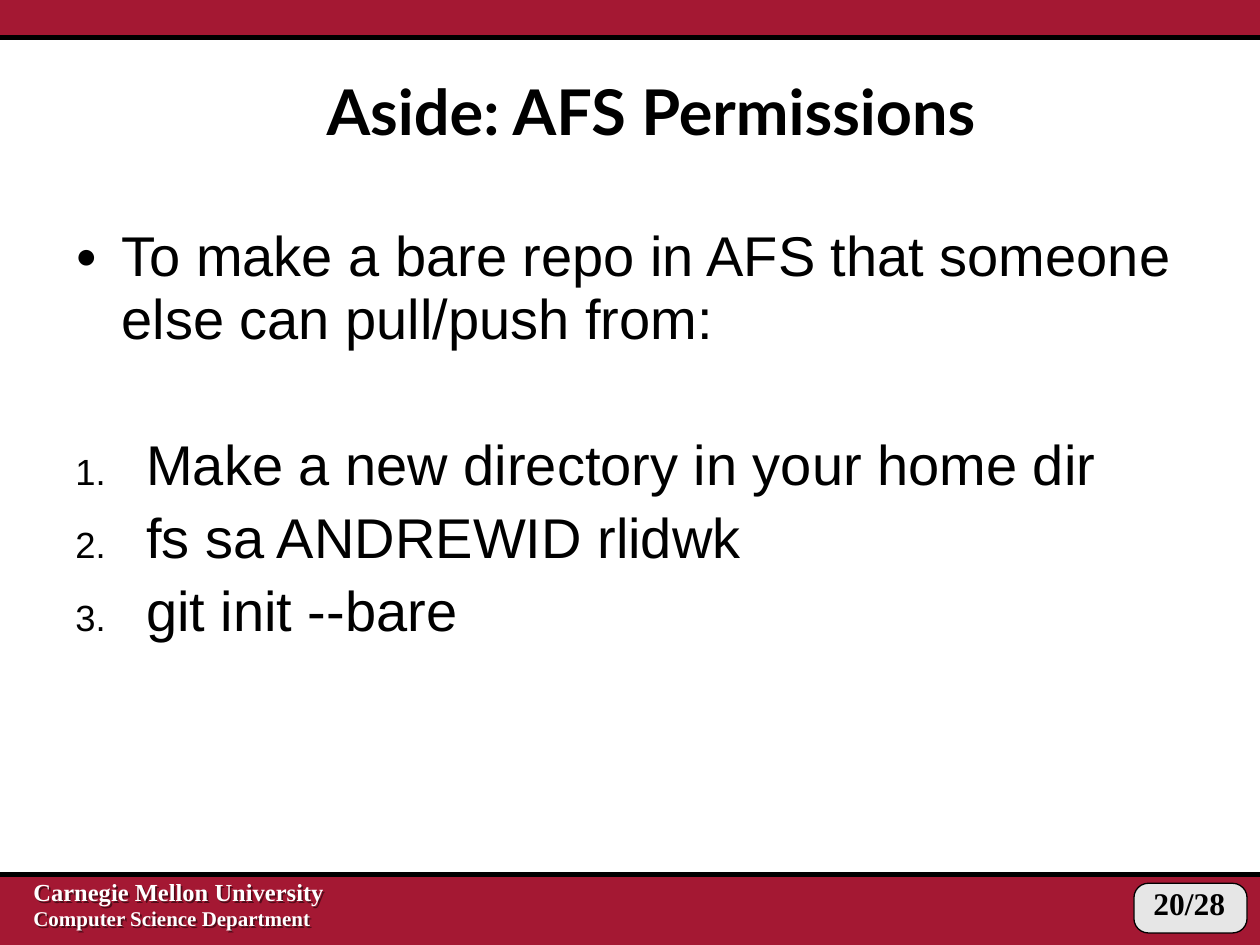
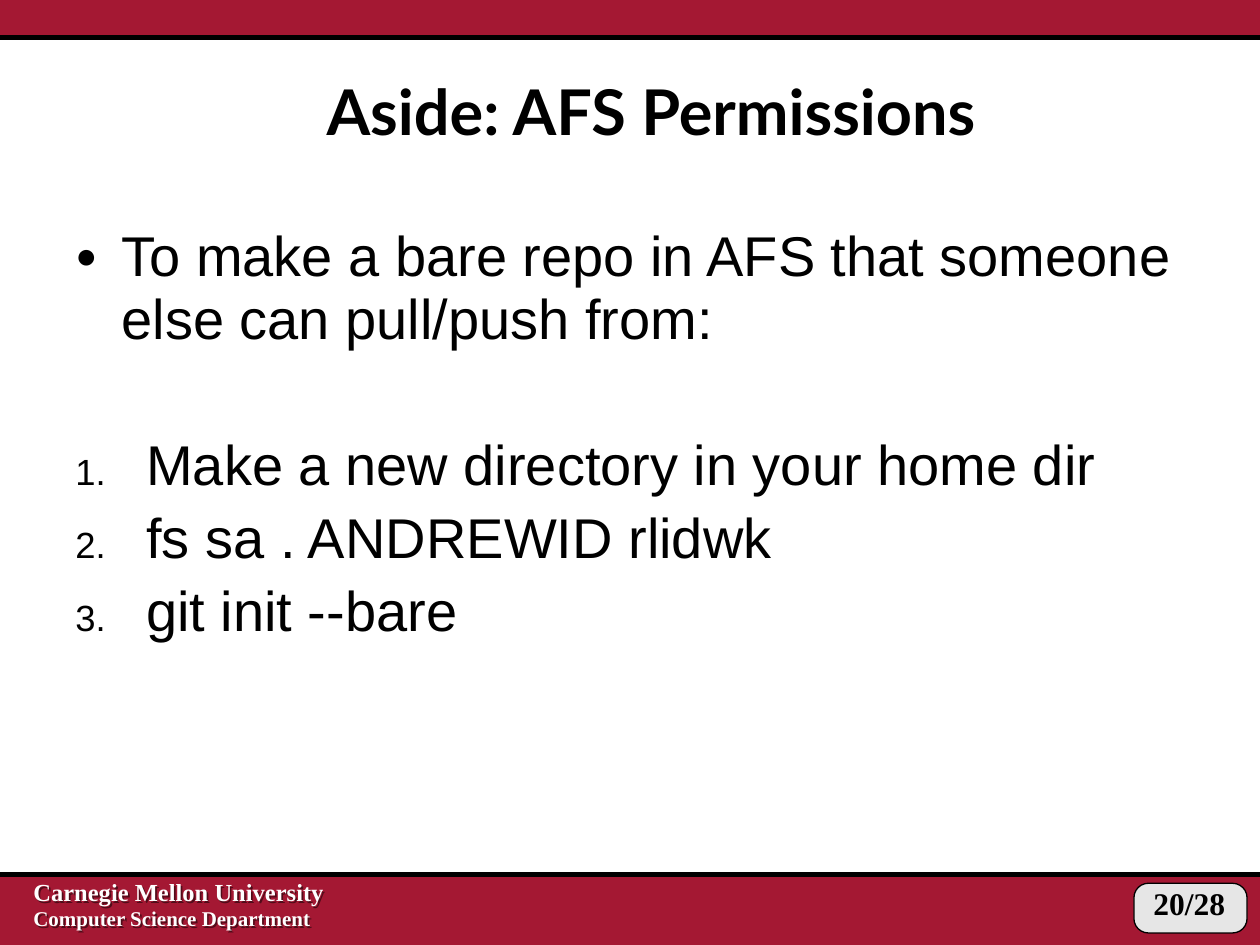
Before and after one commit to Jarvishappy/15-441-Recitation-Sessions, a slide deck: slide 20 of recitation3/src/recitation3-version_control.pptx. Drawn at 1260x945 pixels with LibreOffice and Linux fonts; fonts in the diff are those of the drawing; background and template pictures are left out. Boxes give left, top, right and bottom in pixels: in the first picture for what was removed or moved away, otherwise in the second. Text is boxed around its words. In the diff, an @@ line names an element or a change of style, - is before the commit and + after.

Commit message:
Fixed error on AFS slide.

```diff
--- a/recitation3/src/recitation3-version_control.pptx
+++ b/recitation3/src/recitation3-version_control.pptx
@@ text at box(146, 517, 771, 559): text changed @@
-2. fs sa ANDREWID rlidwk
+2. fs sa . ANDREWID rlidwk
```
Also in this commit, not shown: 1 other file.
